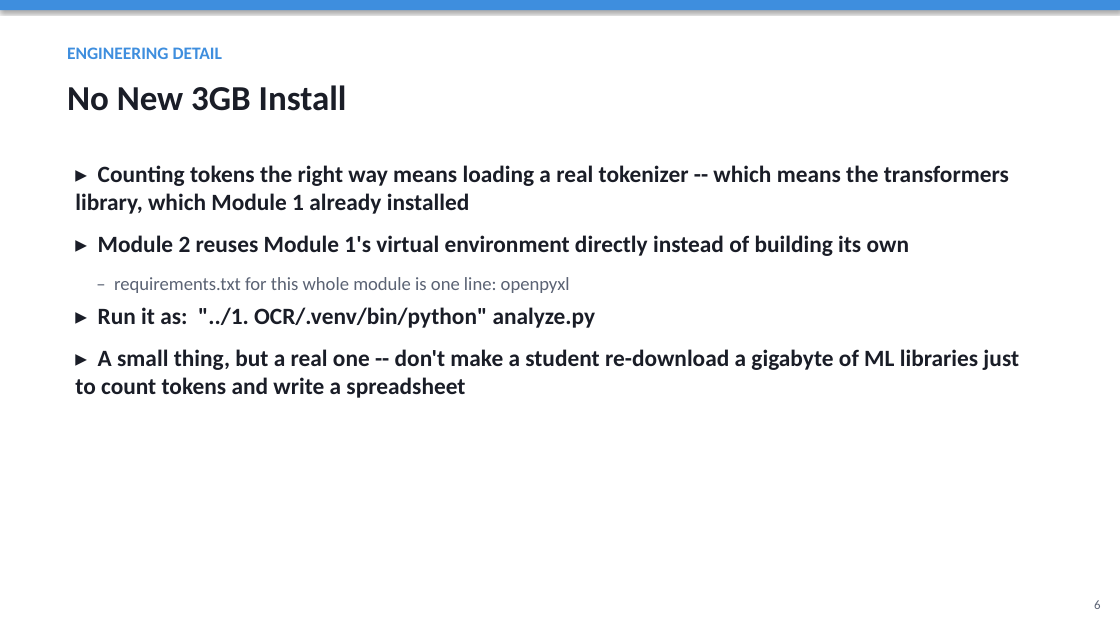
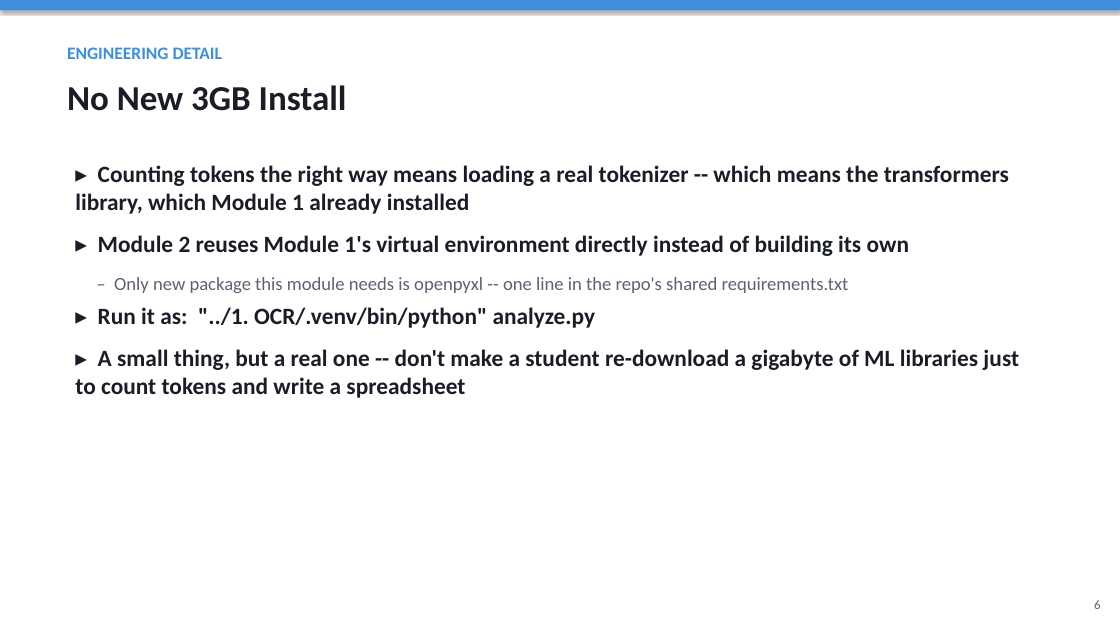
Before and after one commit to HITTESH2003/TRAINING, a slide deck: slide 6 of 2. ANALYSIS/Analysis_Module_Overview.pptx. Drawn at 1120x630 pixels with LibreOffice and Linux fonts; fonts in the diff are those of the drawing. Boxes give left, top, right and bottom in pixels: in the first picture for what was removed or moved away, otherwise in the second. Text is boxed around its words. In the diff, an @@ line names an element or a change of style, - is before the commit and + after.

```diff
--- a/2. ANALYSIS/Analysis_Module_Overview.pptx
+++ b/2. ANALYSIS/Analysis_Module_Overview.pptx
@@ text at (114, 277, 849, 293): text changed @@
-– requirements.txt for this whole module is one line: openpyxl
+– Only new package this module needs is openpyxl -- one line in the repo's shared requirements.txt
```
Also in this commit, not shown: 11 other files.
